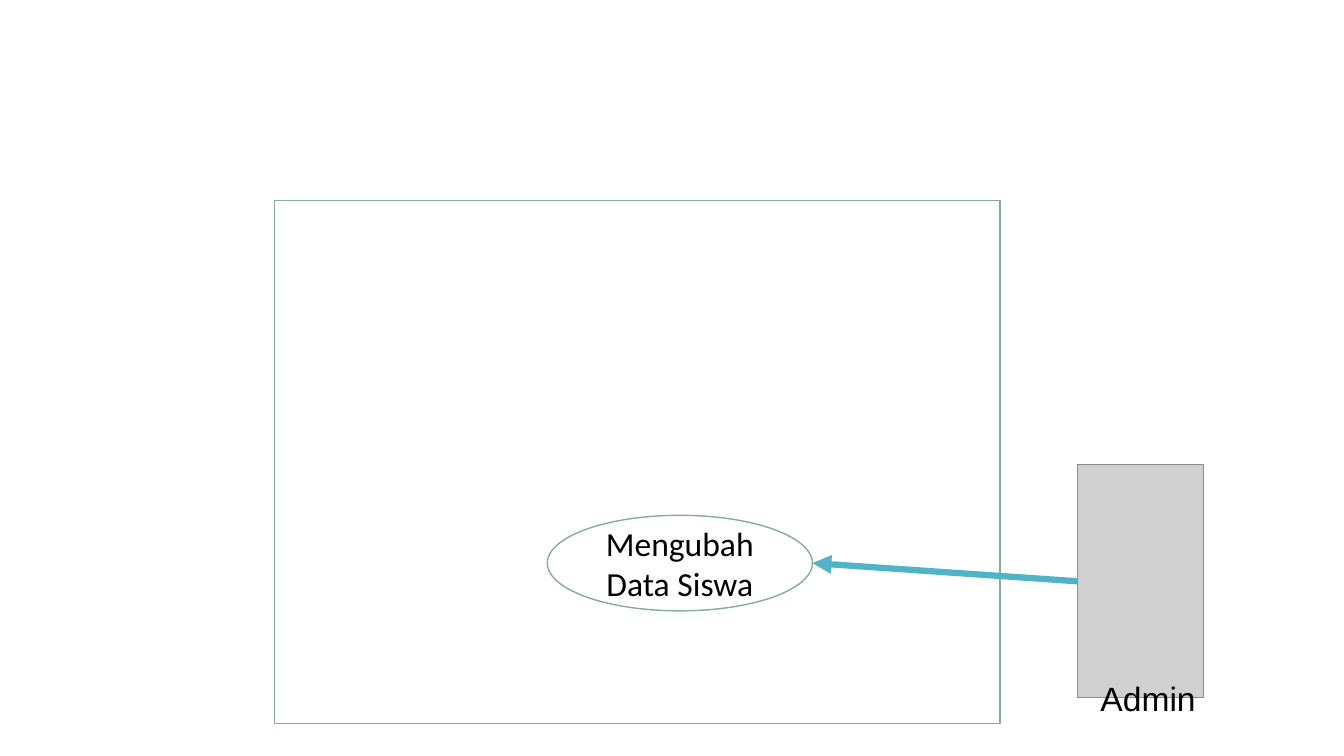
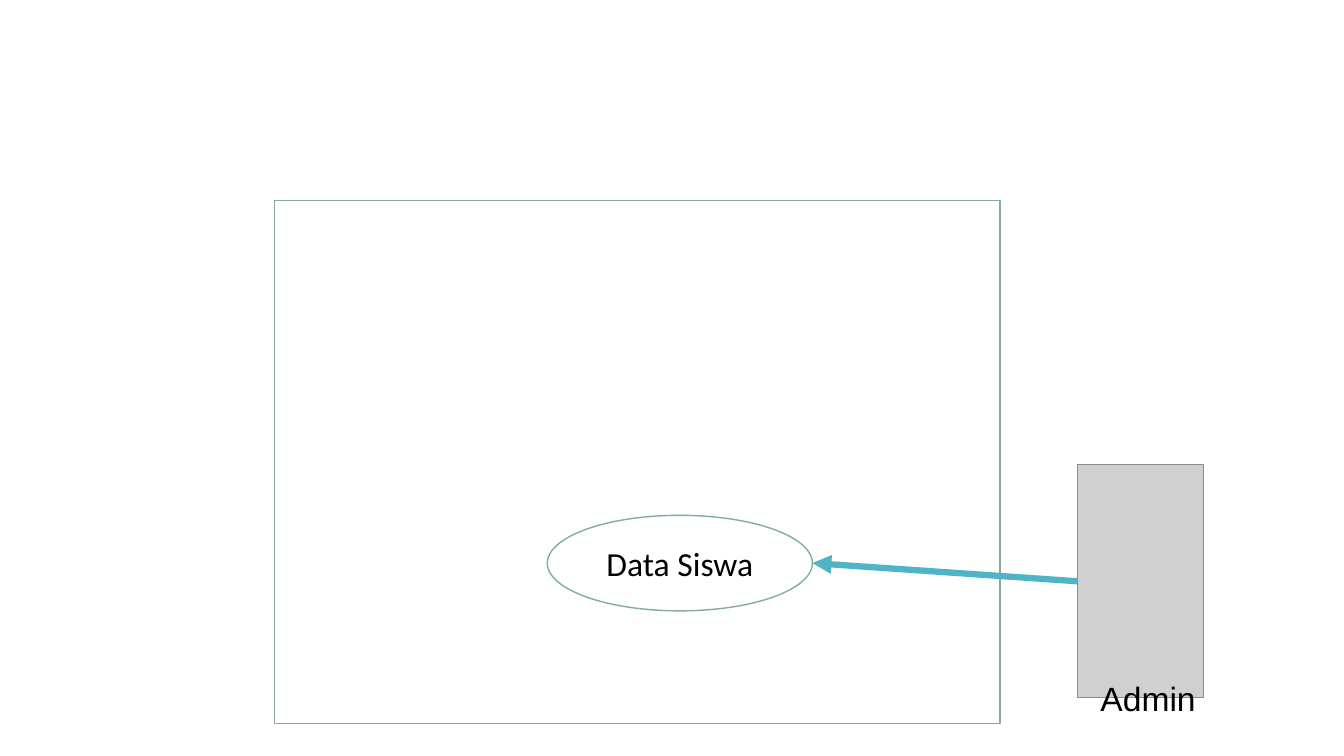
Before and after one commit to ilham513/mypresence, a slide deck: slide 12 of desain/kerangka desain.pptx. Drawn at 1344x756 pixels with LibreOffice and Linux fonts; fonts in the diff are those of the drawing; grey boxes stand for pictures. Boxes give left, top, right and bottom in pixels: in the first picture for what was removed or moved away, otherwise in the second. Text is boxed around its words. In the diff, an @@ line names an element or a change of style, - is before the commit and + after.

```diff
--- a/desain/kerangka desain.pptx
+++ b/desain/kerangka desain.pptx
@@ text in ellipse at [606,553,753,577]: text changed @@
-Mengubah Data Siswa
+Data Siswa
```
Also in this commit, not shown: 3 other slides changed.
